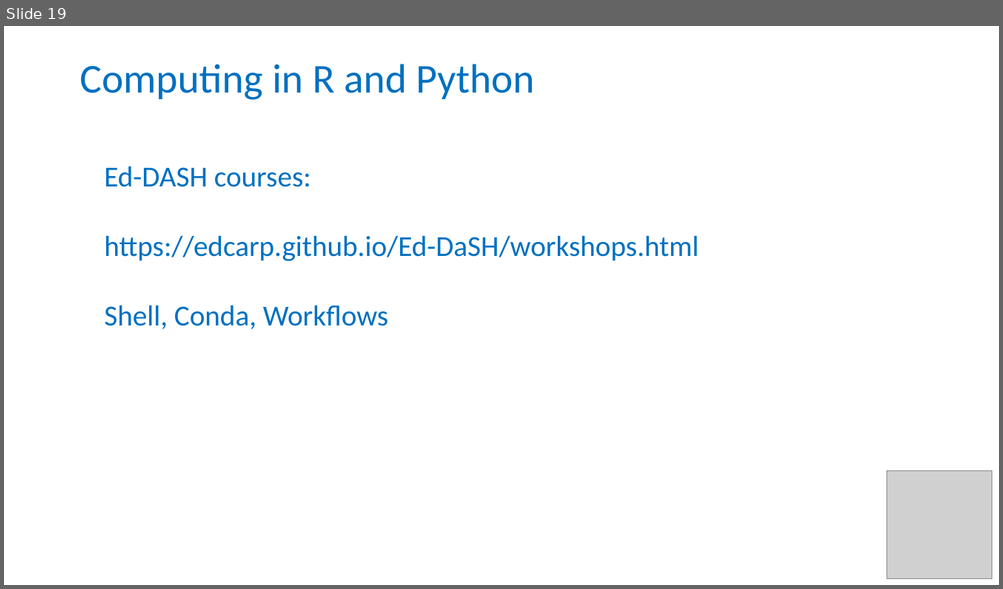
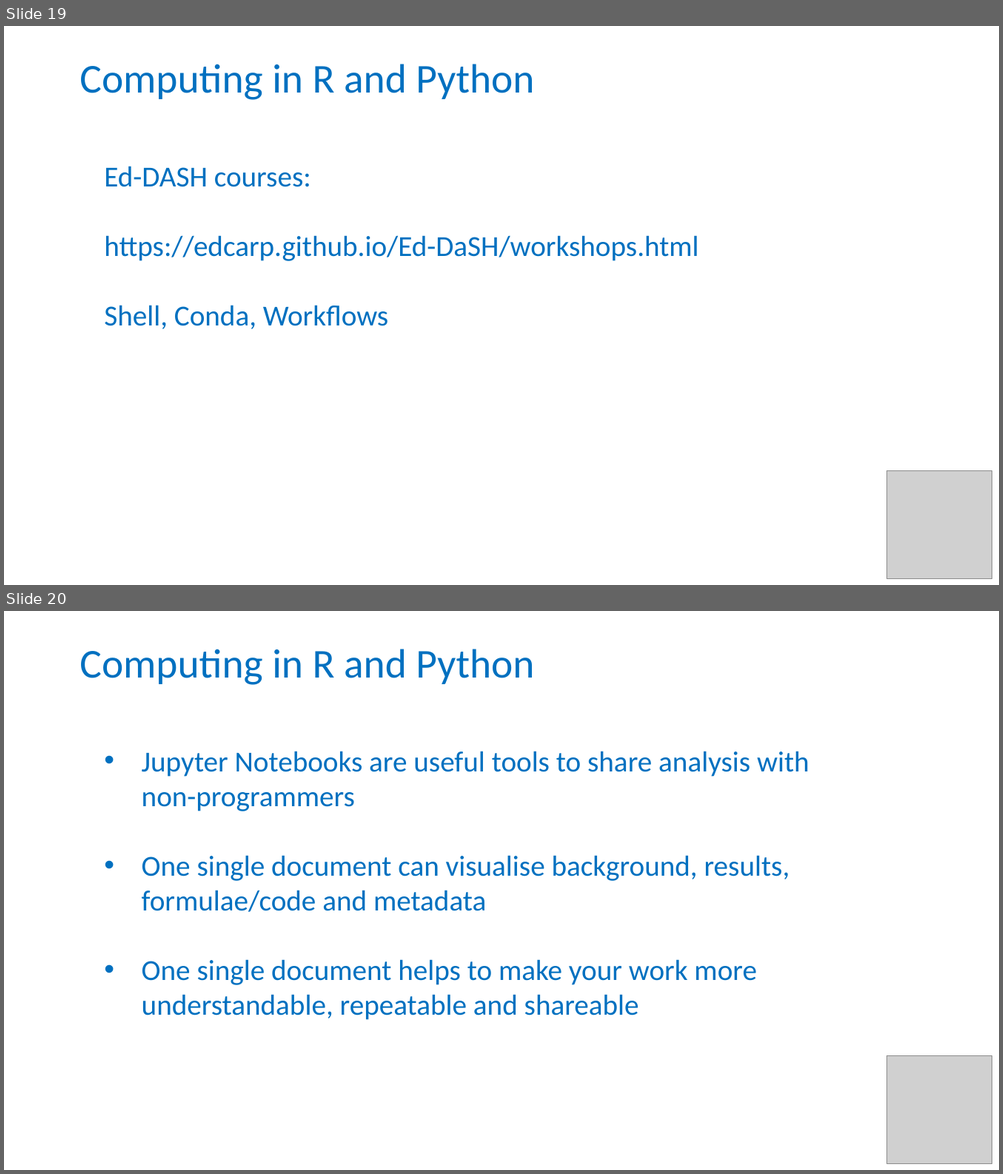
Before and after one commit to carpentries-incubator/fair-bio-practice, a slide deck: instructors/10-Reusable-analysis.pptx. Shown one above the other, each under a label of ours: slide 19 before the commit, slides 19 and 20 after it. The pictures are 1003x589 and 1003x1174 pixels, drawn with LibreOffice and Linux fonts; fonts in the diff are those of the drawing; grey boxes stand for pictures. Boxes give left, top, right and bottom in pixels: in the first picture for what was removed or moved away, otherwise in the second. Text is boxed around its words. In the diff, an @@ line names an element or a change of style, - is before the commit and + after.

```diff
--- a/instructors/10-Reusable-analysis.pptx
+++ b/instructors/10-Reusable-analysis.pptx
@@ slide 20 added at (x1=4, y1=611, x2=999, y2=1170), background #FFFFFF @@
@@ title added at (x1=79, y1=649, x2=534, y2=685), 39.6 pt, text #0070C0 @@
+Computing in R and Python
@@ text added at (x1=142, y1=751, x2=809, y2=1020), 28 pt, text #0070C0 @@
+• Jupyter Notebooks are useful tools to share analysis with non-programmers
+• One single document can visualise background, results, formulae/code and metadata
+• One single document helps to make your work more understandable, repeatable and shareable
@@ picture added at (x1=887, y1=1056, x2=992, y2=1165) @@
```
Also in this commit, not shown: 1 slide changed, 1 other file.
